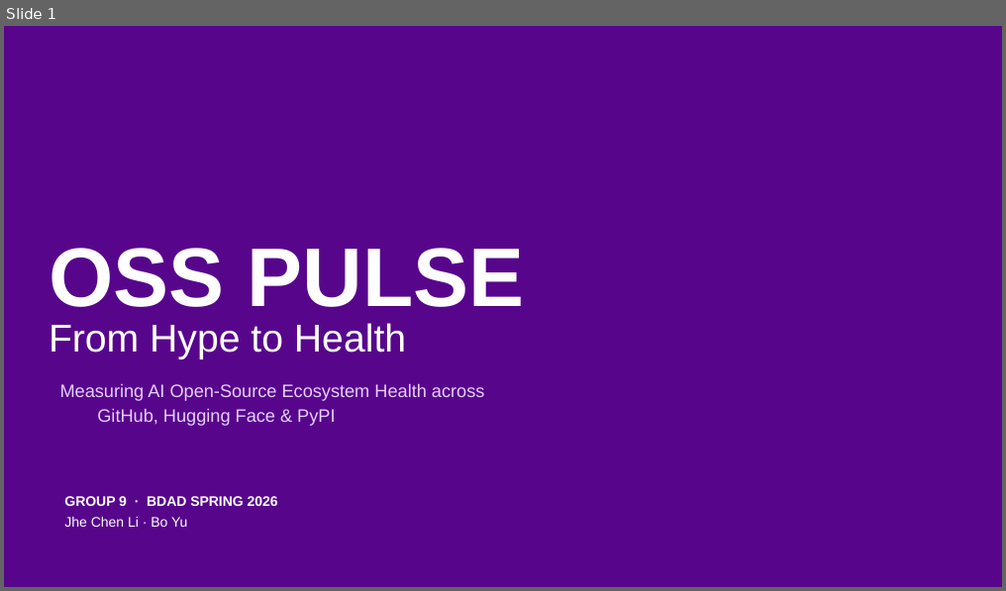
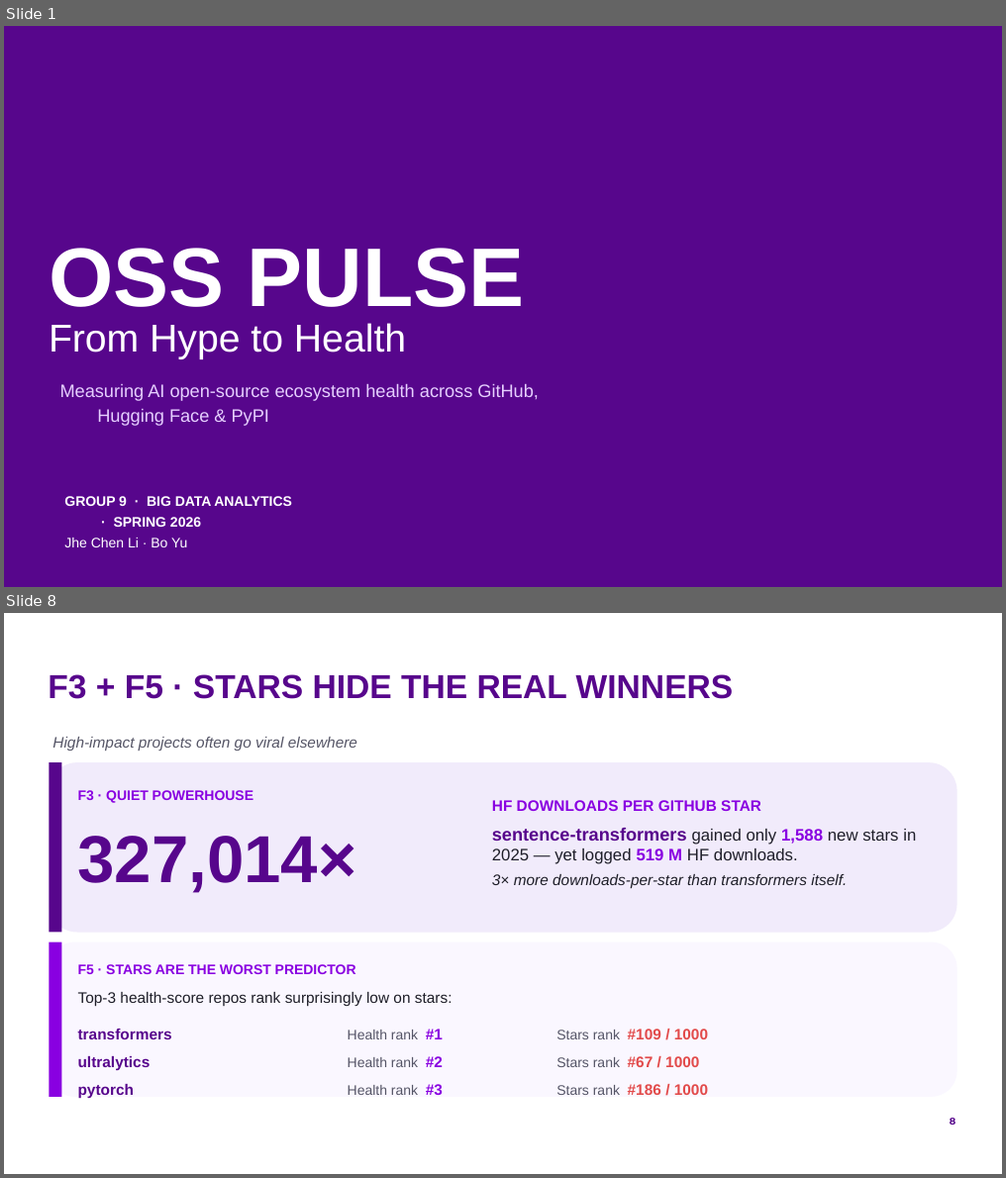
Before and after one commit to by2566-hash/OSS_Pulse, a slide deck: report/presentation/group9_oss_pulse.pptx. Shown one above the other, each under a label of ours: slide 1 before the commit, slides 1 and 8 after it; the slides between them are not shown. The pictures are 1006x591 and 1006x1178 pixels, drawn with LibreOffice and Linux fonts; fonts in the diff are those of the drawing; background and template pictures are left out. Boxes give left, top, right and bottom in pixels: in the first picture for what was removed or moved away, otherwise in the second. Text is boxed around its words. In the diff, an @@ line names an element or a change of style, - is before the commit and + after.

```diff
--- a/report/presentation/group9_oss_pulse.pptx
+++ b/report/presentation/group9_oss_pulse.pptx
@@ slide 8 added at [4,613,1002,1174], background #FFFFFF @@
@@ title added at [48,674,734,699], 24 pt, text #57068C, bold @@
+F3 + F5 · STARS HIDE THE REAL WINNERS
@@ text added at [53,737,357,751], 11 pt, text #555566, italic @@
+High-impact projects often go viral elsewhere
@@ rounded rectangle added at [49,762,957,933], fill #F1EBFB @@
@@ rectangle added at [49,762,61,933], fill #57068C @@
@@ text added at [78,790,253,803], 10 pt, text #8900E1, bold @@
+F3 · QUIET POWERHOUSE
@@ text added at [492,800,916,888], 11 pt, text #1E1E28 @@
+HF DOWNLOADS PER GITHUB STAR
+sentence-transformers gained only 1,588 new stars in 2025 — yet logged 519 M HF downloads.
+3× more downloads-per-star than transformers itself.
@@ text added at [78,836,357,893], 48 pt, text #57068C, bold @@
+327,014×
@@ rounded rectangle added at [49,943,957,1097], fill #FAF7FF @@
@@ rectangle added at [49,943,61,1097], fill #8900E1 @@
@@ text added at [78,964,356,974], 10 pt, text #8900E1, bold @@
+F5 · STARS ARE THE WORST PREDICTOR
@@ text added at [78,992,452,1006], 11 pt, text #1E1E28 @@
+Top-3 health-score repos rank surprisingly low on stars:
@@ text added at [78,1029,172,1040], 11 pt, text #57068C, bold @@
+transformers
@@ text added at [78,1057,151,1070], 11 pt, text #57068C, bold @@
+ultralytics
@@ text added at [348,1029,443,1040], 10 pt, text #555566 @@
+Health rank #1
@@ text added at [348,1057,443,1067], 10 pt, text #555566 @@
+Health rank #2
@@ text added at [556,1029,708,1040], 10 pt, text #555566 @@
+Stars rank #109 / 1000
@@ text added at [556,1057,699,1067], 10 pt, text #555566 @@
+Stars rank #67 / 1000
@@ text added at [78,1084,135,1098], 11 pt, text #57068C, bold @@
+pytorch
@@ text added at [348,1084,443,1095], 10 pt, text #555566 @@
+Health rank #3
@@ text added at [556,1084,708,1095], 10 pt, text #555566 @@
+Stars rank #186 / 1000
@@ page number added at [949,1118,955,1125], 7 pt, text #57068C, bold @@
+8
@@ slide 1 changed as well @@
@@ subtitle at [60,384,539,426]: text changed @@
-Measuring AI Open-Source Ecosystem Health across GitHub, Hugging Face & PyPI
+Measuring AI open-source ecosystem health across GitHub, Hugging Face & PyPI
@@ text at [64,496,292,527]: text changed @@
-GROUP 9 · BDAD SPRING 2026
+GROUP 9 · BIG DATA ANALYTICS · SPRING 2026
```
Also in this commit, not shown: 4 other slides changed, 9 other slides added, 20 slides removed, 21 other files.
